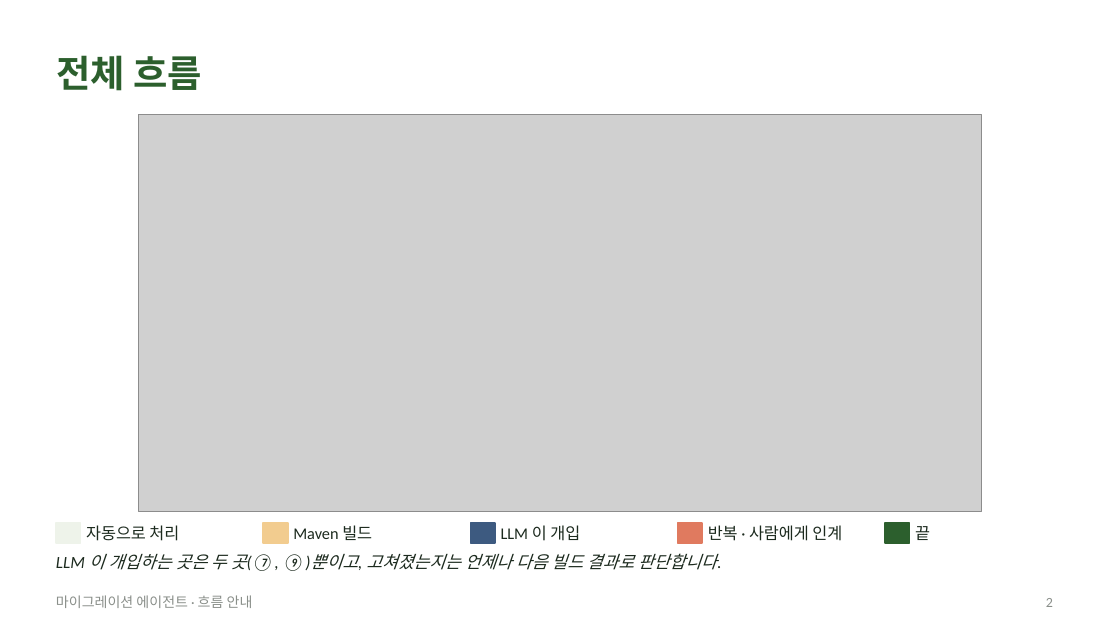
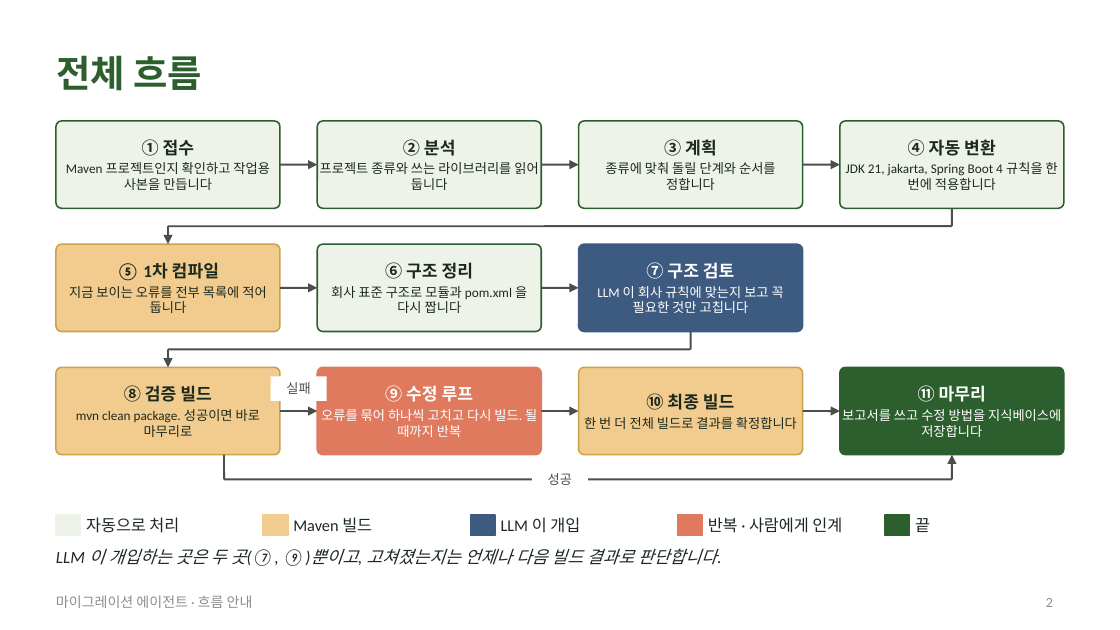
Before and after one commit to acandiatale/tutu, a slide deck: slide 2 of docs/migration-agent/migration-agent.pptx. Drawn at 1120x630 pixels with LibreOffice and Linux fonts; fonts in the diff are those of the drawing; grey boxes stand for pictures. Boxes give left, top, right and bottom in pixels: in the first picture for what was removed or moved away, otherwise in the second. Text is boxed around its words. In the diff, an @@ line names an element or a change of style, - is before the commit and + after.

```diff
--- a/docs/migration-agent/migration-agent.pptx
+++ b/docs/migration-agent/migration-agent.pptx
@@ picture removed at bbox=[139, 114, 981, 512] @@
@@ rounded rectangle added at bbox=[56, 121, 280, 208], fill #EEF3EA, outline #2C5F2D 1 pt, 8.5 pt, text #1C2A1E @@
+① 접수
+Maven 프로젝트인지 확인하고 작업용 사본을 만듭니다
@@ rounded rectangle added at bbox=[317, 121, 541, 208], fill #EEF3EA, outline #2C5F2D 1 pt, 8.5 pt, text #1C2A1E @@
+② 분석
+프로젝트 종류와 쓰는 라이브러리를 읽어 둡니다
@@ rounded rectangle added at bbox=[579, 121, 803, 208], fill #EEF3EA, outline #2C5F2D 1 pt, 8.5 pt, text #1C2A1E @@
+③ 계획
+종류에 맞춰 돌릴 단계와 순서를 정합니다
@@ rounded rectangle added at bbox=[840, 121, 1064, 208], fill #EEF3EA, outline #2C5F2D 1 pt, 8.5 pt, text #1C2A1E @@
+④ 자동 변환
+JDK 21, jakarta, Spring Boot 4 규칙을 한 번에 적용합니다
@@ arrow added from (280, 165) to (317, 165), #4A4F4A 1.25 pt @@
@@ arrow added from (541, 165) to (579, 165), #4A4F4A 1.25 pt @@
@@ arrow added from (803, 165) to (840, 165), #4A4F4A 1.25 pt @@
@@ line added from (952, 208) to (952, 226), #4A4F4A 1.25 pt @@
@@ line added from (952, 226) to (168, 226), #4A4F4A 1.25 pt @@
@@ arrow added from (168, 226) to (168, 244), #4A4F4A 1.25 pt @@
@@ rounded rectangle added at bbox=[56, 244, 280, 332], fill #F2CC8F, outline #C9A24C 1 pt, 8.5 pt, text #1C2A1E @@
+⑤ 1차 컴파일
+지금 보이는 오류를 전부 목록에 적어 둡니다
@@ rounded rectangle added at bbox=[317, 244, 541, 332], fill #EEF3EA, outline #2C5F2D 1 pt, 8.5 pt, text #1C2A1E @@
+⑥ 구조 정리
+회사 표준 구조로 모듈과 pom.xml 을 다시 짭니다
@@ rounded rectangle added at bbox=[579, 244, 803, 332], fill #3D5A80, outline #3D5A80 1 pt, 8.5 pt, text #FFFFFF @@
+⑦ 구조 검토
+LLM 이 회사 규칙에 맞는지 보고 꼭 필요한 것만 고칩니다
@@ arrow added from (280, 288) to (317, 288), #4A4F4A 1.25 pt @@
@@ arrow added from (541, 288) to (579, 288), #4A4F4A 1.25 pt @@
@@ line added from (691, 349) to (168, 349), #4A4F4A 1.25 pt @@
@@ arrow added from (168, 349) to (168, 367), #4A4F4A 1.25 pt @@
@@ line added from (691, 332) to (691, 349), #4A4F4A 1.25 pt @@
@@ rounded rectangle added at bbox=[56, 367, 280, 455], fill #F2CC8F, outline #C9A24C 1 pt, 8.5 pt, text #1C2A1E @@
+⑧ 검증 빌드
+mvn clean package. 성공이면 바로 마무리로
@@ rectangle added at bbox=[271, 376, 327, 401], fill #FFFFFF, 8.5 pt, text #4A4F4A @@
+실패
@@ rounded rectangle added at bbox=[317, 367, 541, 455], fill #E07A5F, outline #E07A5F 1 pt, 8.5 pt, text #FFFFFF @@
+⑨ 수정 루프
+오류를 묶어 하나씩 고치고 다시 빌드. 될 때까지 반복
@@ rounded rectangle added at bbox=[579, 367, 803, 455], fill #F2CC8F, outline #C9A24C 1 pt, 8.5 pt, text #1C2A1E @@
+⑩ 최종 빌드
+한 번 더 전체 빌드로 결과를 확정합니다
@@ rounded rectangle added at bbox=[840, 367, 1064, 455], fill #2C5F2D, outline #2C5F2D 1 pt, 8.5 pt, text #FFFFFF @@
+⑪ 마무리
+보고서를 쓰고 수정 방법을 지식베이스에 저장합니다
@@ arrow added from (280, 411) to (317, 411), #4A4F4A 1.25 pt @@
@@ arrow added from (541, 411) to (579, 411), #4A4F4A 1.25 pt @@
@@ arrow added from (803, 411) to (840, 411), #4A4F4A 1.25 pt @@
@@ line added from (224, 455) to (224, 479), #4A4F4A 1.25 pt @@
@@ line added from (224, 479) to (952, 479), #4A4F4A 1.25 pt @@
@@ text added at bbox=[548, 473, 572, 485], 8.5 pt, text #4A4F4A @@
+성공
@@ arrow added from (952, 479) to (952, 455), #4A4F4A 1.25 pt @@
@@ 5 rectangles: place and size @@
-5 rectangles at bbox=[56, 523, 909, 543]
+5 rectangles at bbox=[56, 515, 909, 535]
@@ 6 texts: place and size @@
-6 texts at bbox=[56, 525, 930, 571]
+6 texts at bbox=[56, 517, 930, 566]
```
Also in this commit, not shown: 3 other slides changed, 40 other files.
